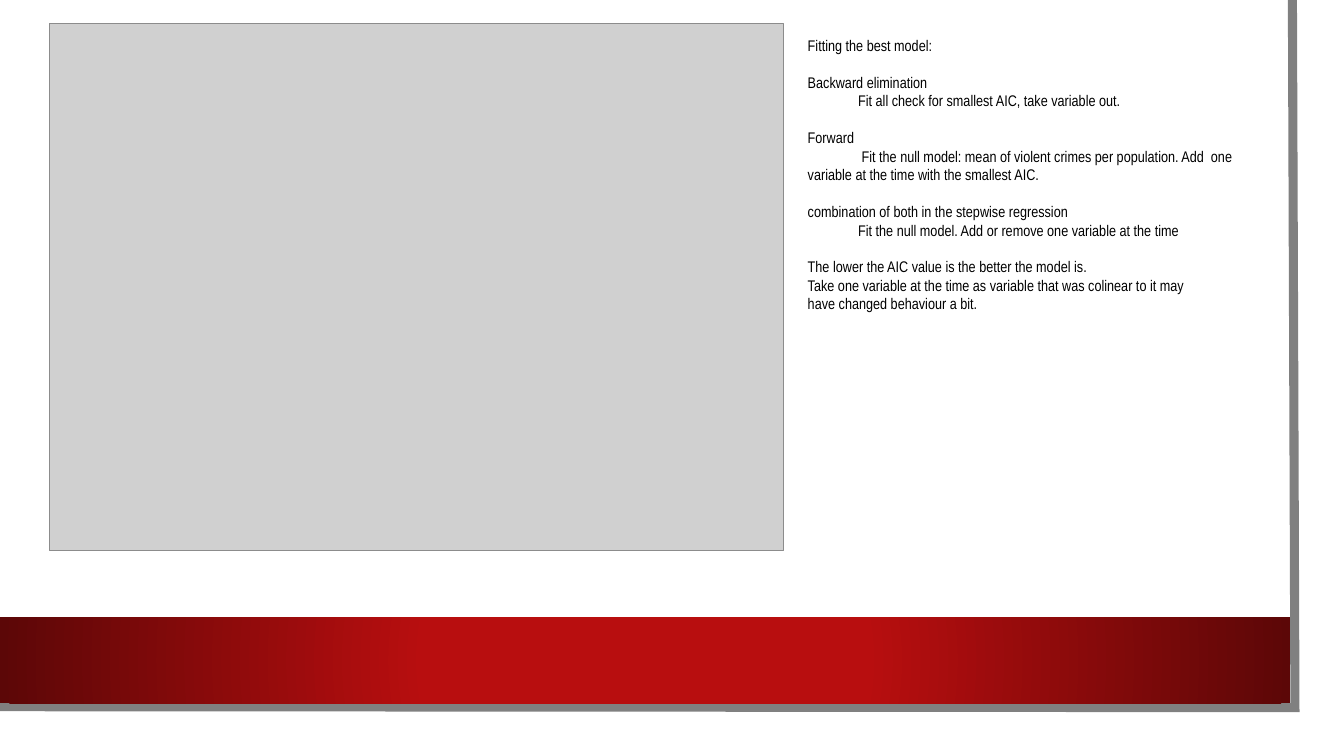
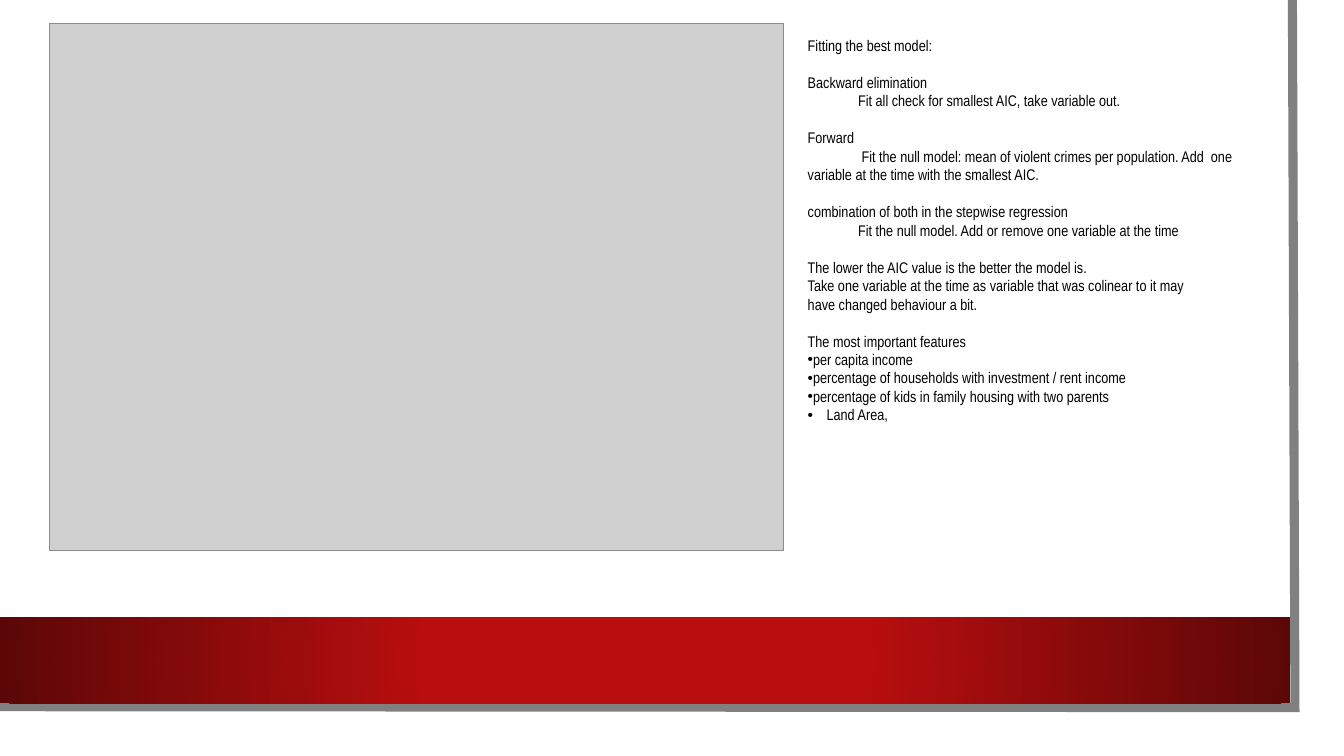
Before and after one commit to odojoachim/USACrimeRegression, a slide deck: slide 7 of AdvancedRegressionTechniques.pptx. Drawn at 1344x756 pixels with LibreOffice and Linux fonts; fonts in the diff are those of the drawing; grey boxes stand for pictures; background and template pictures are left out. Boxes give left, top, right and bottom in pixels: in the first picture for what was removed or moved away, otherwise in the second. Text is boxed around its words. In the diff, an @@ line names an element or a change of style, - is before the commit and + after.

```diff
--- a/AdvancedRegressionTechniques.pptx
+++ b/AdvancedRegressionTechniques.pptx
@@ text at bbox=[808, 336, 1126, 422]: paragraphs added @@
+The most important features
+• per capita income
+• percentage of households with investment / rent income
+• percentage of kids in family housing with two parents
+• Land Area,
```
Also in this commit, not shown: 6 other slides changed, 2 slides added, 2 slides removed.
